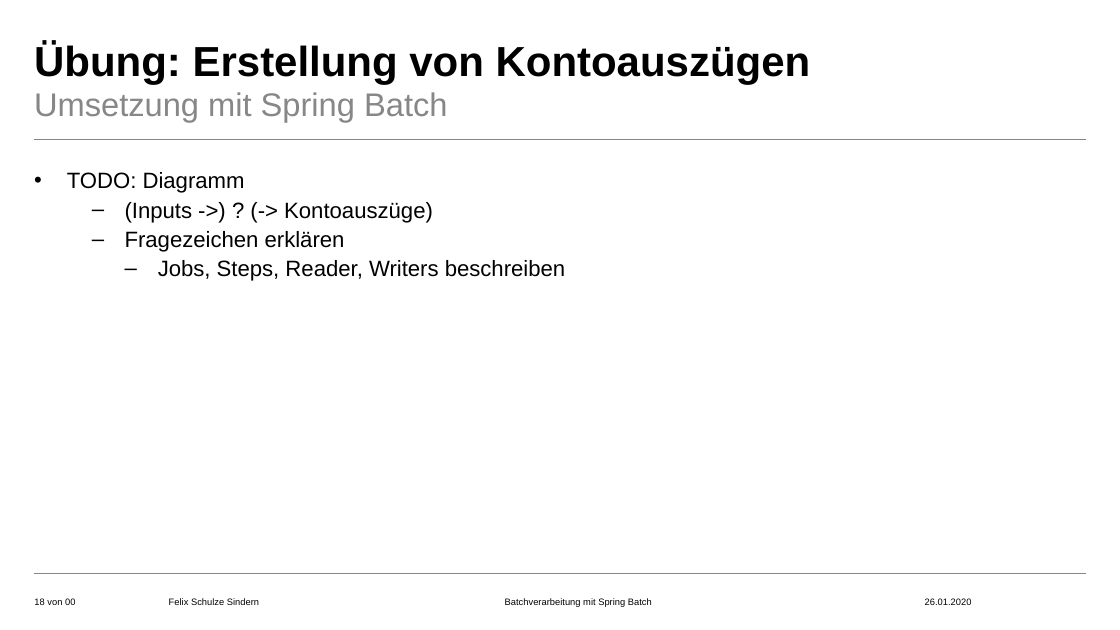
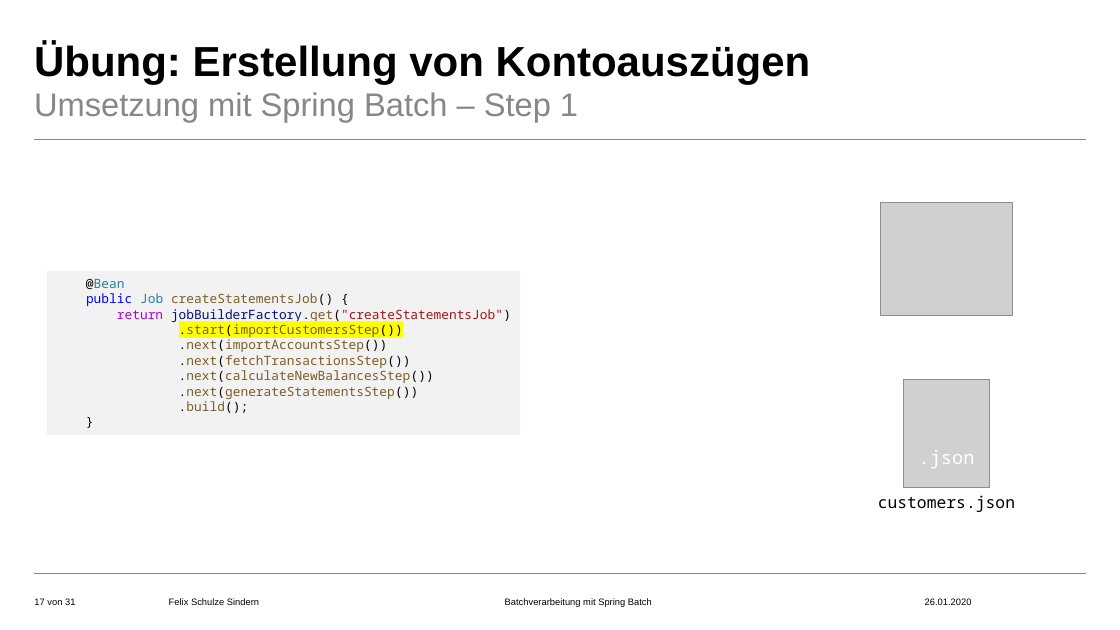
Before and after one commit to FelixSchuSi/spring_batch, a slide deck: slide 17 of spring_batch.pptx (slide 18 before the commit). Drawn at 1120x630 pixels with LibreOffice and Linux fonts; fonts in the diff are those of the drawing; grey boxes stand for pictures; background and template pictures are left out. Boxes give left, top, right and bottom in pixels: in the first picture for what was removed or moved away, otherwise in the second. Text is boxed around its words. In the diff, an @@ line names an element or a change of style, - is before the commit and + after.

Commit message:
Update presentation

```diff
--- a/spring_batch.pptx
+++ b/spring_batch.pptx
@@ text at [34, 92, 578, 122]: text changed @@
-Umsetzung mit Spring Batch
+Umsetzung mit Spring Batch – Step 1
@@ text removed at [67, 172, 565, 281] @@
-• TODO: Diagramm
-  – (Inputs ->) ? (-> Kontoauszüge)
-  – Fragezeichen erklären
-    – Jobs, Steps, Reader, Writers beschreiben
@@ picture added at [881, 202, 1012, 315] @@
@@ rectangle added at [47, 271, 521, 435], fill #F2F2F2, 11 pt, text #795E26 @@
+@Bean
+public Job createStatementsJob() {
+return jobBuilderFactory.get("createStatementsJob")
+.start(importCustomersStep())
+.next(importAccountsStep())
+.next(fetchTransactionsStep())
+.next(calculateNewBalancesStep())
+.next(generateStatementsStep())
+.build();
+}
@@ picture added at [904, 379, 990, 487] @@
@@ text added at [919, 450, 975, 468], 16 pt, text #FFFFFF @@
+.json
@@ text added at [878, 495, 1015, 512], 14 pt, text #000000 @@
+customers.json
@@ page number at [34, 598, 75, 605]: text changed @@
-18 von 00
+17 von 31
```
Also in this commit, not shown: 17 other slides changed, 14 slides added, 1 slide removed, 1 other file.
